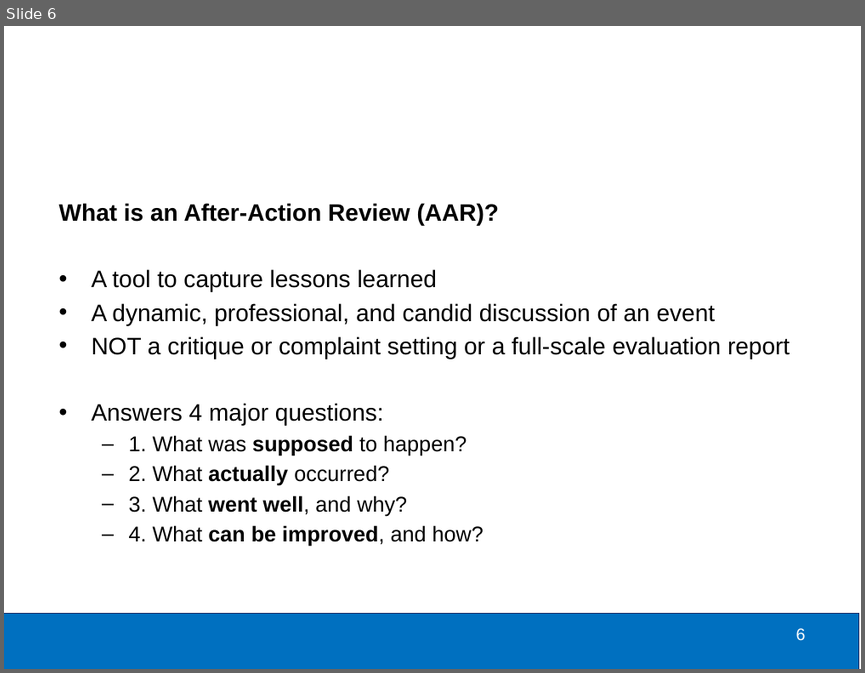
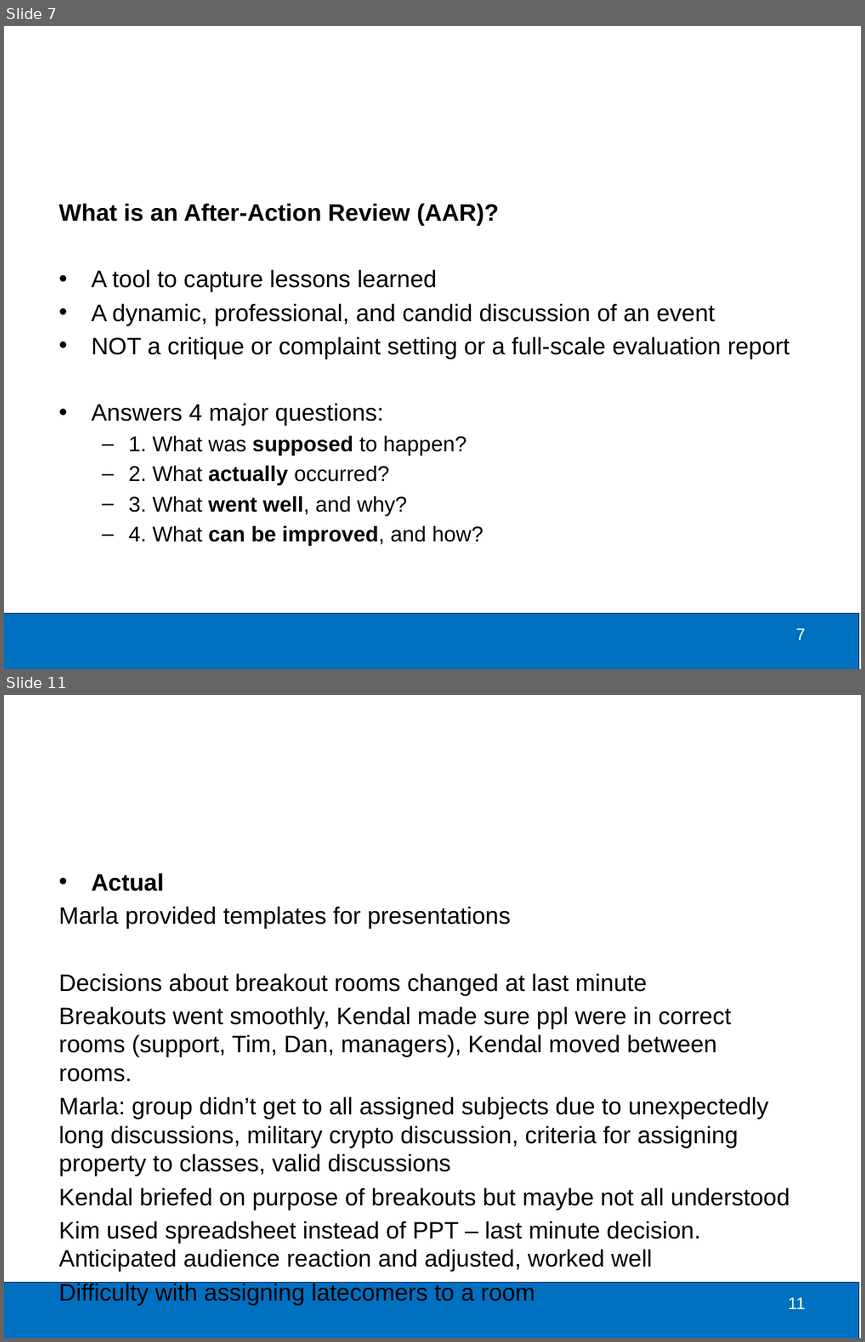
Before and after one commit to burch-cm/training, a slide deck: classes/AAR/2021 Annual Personal Property Education Workshop AAR.pptx. Shown one above the other, each under a label of ours: slide 6 before the commit, slides 7 and 11 after it; the slides between them are not shown. The pictures are 865x673 and 865x1342 pixels, drawn with LibreOffice and Linux fonts; fonts in the diff are those of the drawing; background and template pictures are left out. Boxes give left, top, right and bottom in pixels: in the first picture for what was removed or moved away, otherwise in the second. Text is boxed around its words. In the diff, an @@ line names an element or a change of style, - is before the commit and + after.

```diff
--- a/classes/AAR/2021 Annual Personal Property Education Workshop AAR.pptx
+++ b/classes/AAR/2021 Annual Personal Property Education Workshop AAR.pptx
@@ slide 11 added at [4, 695, 861, 1338], background #FFFFFF; not listed: 2 template elements that a slide beside it also shows @@
@@ text added at [59, 873, 789, 1271], 20 pt, text #000000 @@
+• Actual
+Marla provided templates for presentations
+Decisions about breakout rooms changed at last minute
+Breakouts went smoothly, Kendal made sure ppl were in correct rooms (support, Tim, Dan, managers), Kendal moved between rooms.
+Marla: group didn’t get to all assigned subjects due to unexpectedly long discussions, military crypto discussion, criteria for assigning property to classes, valid discussions
+Kendal briefed on purpose of breakouts but maybe not all understood
+Kim used spreadsheet instead of PPT – last minute decision. Anticipated audience reaction and adjusted, worked well
+Difficulty with assigning latecomers to a room
@@ what was slide 6 is now slide 7 @@
@@ page number at [796, 628, 806, 640]: text changed @@
-6
+7
```
Also in this commit, not shown: 8 slides changed, 6 other slides added.
